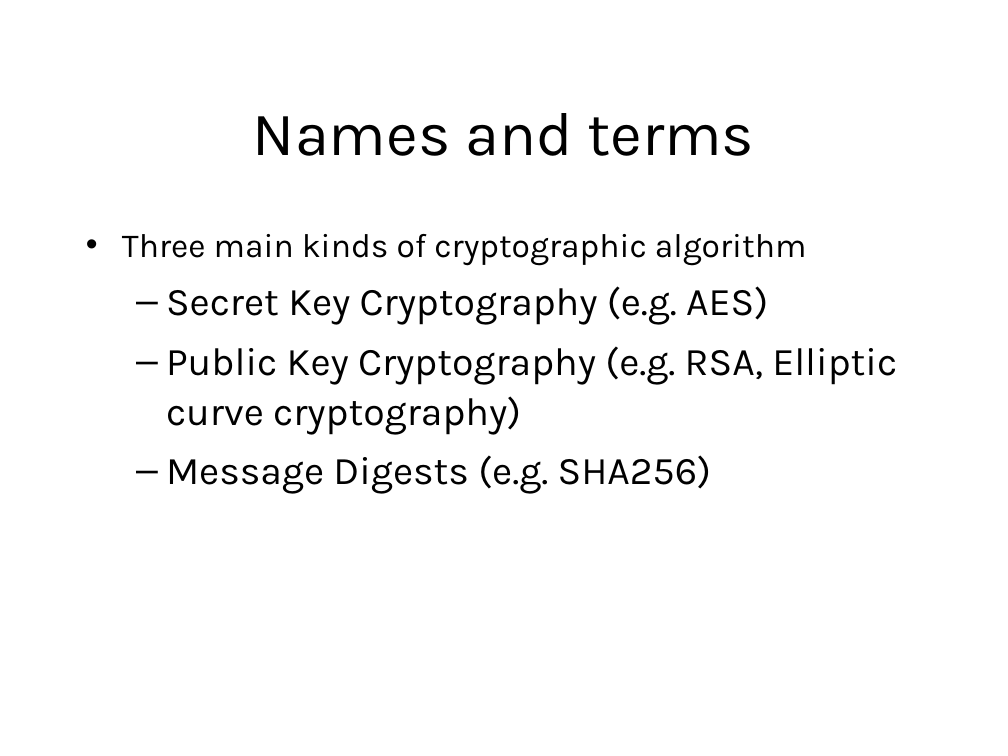
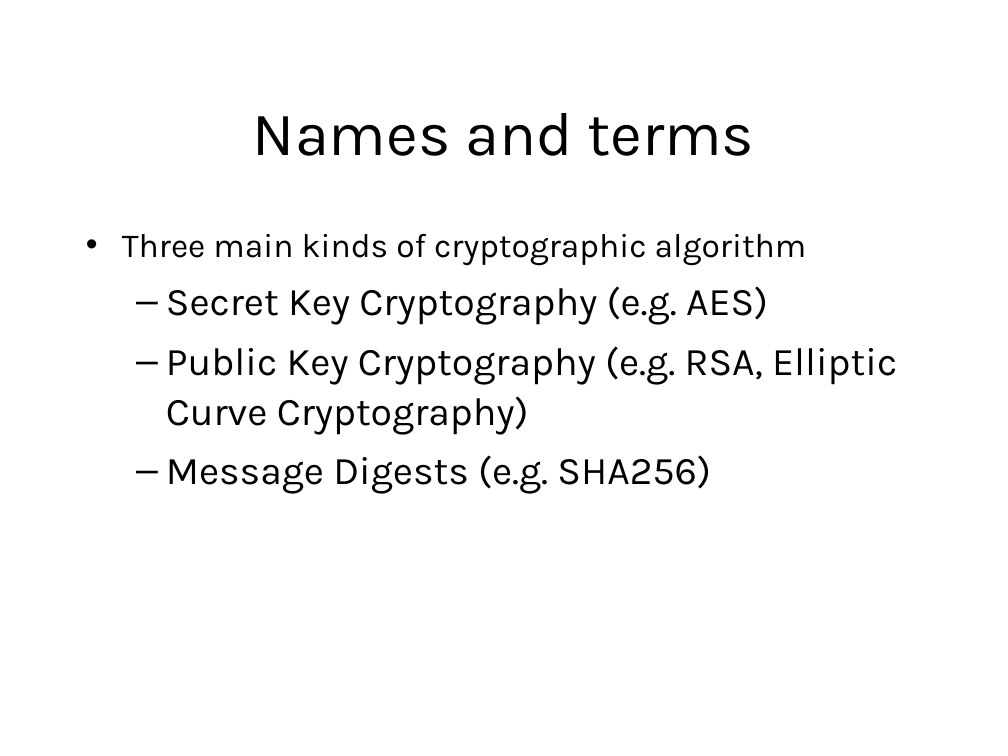
Before and after one commit to sftcd/cs7053, a slide deck: slide 5 of lectures/03-crypto/03-crypto.ppt. Drawn at 1008x756 pixels with LibreOffice and Linux fonts; fonts in the diff are those of the drawing. Boxes give left, top, right and bottom in pixels: in the first picture for what was removed or moved away, otherwise in the second. Text is boxed around its words. In the diff, an @@ line names an element or a change of style, - is before the commit and + after.

```diff
--- a/lectures/03-crypto/03-crypto.ppt
+++ b/lectures/03-crypto/03-crypto.ppt
@@ text at (x1=166, y1=346, x2=897, y2=435): text changed @@
-  – Public Key Cryptography (e.g. RSA, Elliptic curve cryptography)
+  – Public Key Cryptography (e.g. RSA, Elliptic Curve Cryptography)
```
Also in this commit, not shown: 79 other slides changed, 2 other files.
